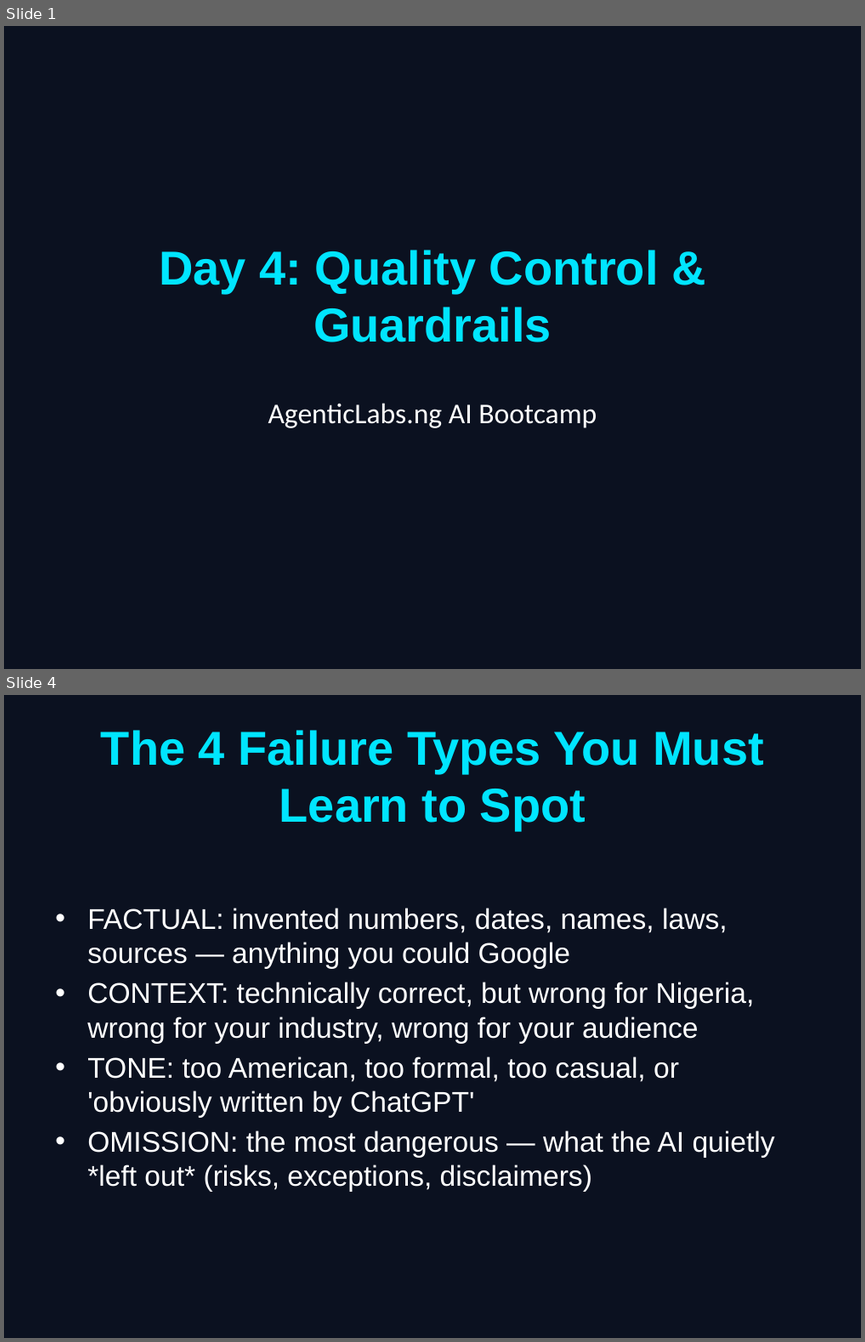
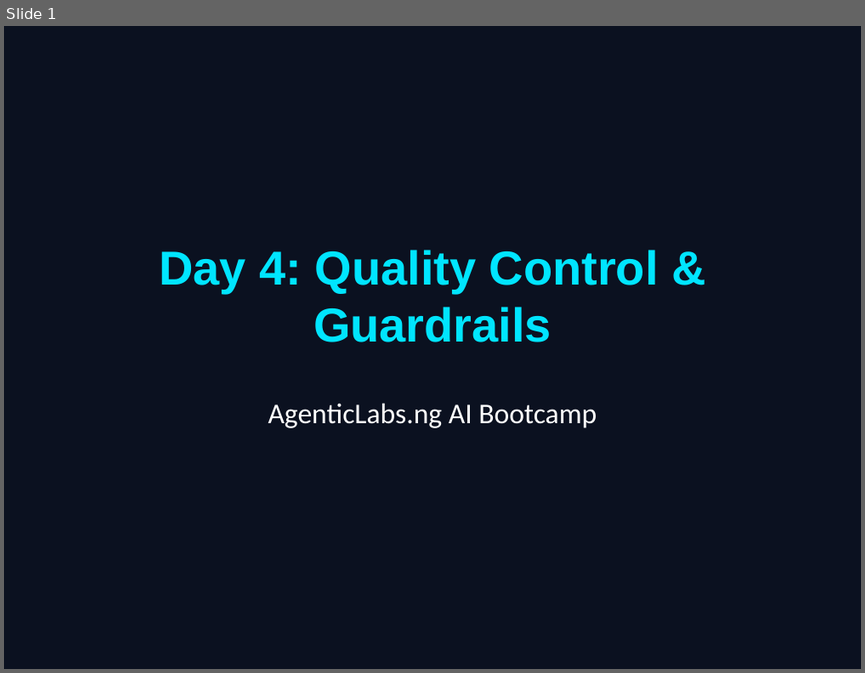
Before and after one commit to INTeniola/agentic-courses, a slide deck: ai-beginner-bootcamp-outline/day_4/Day_4_Slides.pptx. Shown one above the other, each under a label of ours: slides 1 and 4 before the commit, slide 1 after it; the slides between them are not shown. The pictures are 865x1342 and 865x673 pixels, drawn with LibreOffice and Linux fonts; fonts in the diff are those of the drawing. Boxes give left, top, right and bottom in pixels: in the first picture for what was removed or moved away, otherwise in the second. Text is boxed around its words. In the diff, an @@ line names an element or a change of style, - is before the commit and + after.

```diff
--- a/ai-beginner-bootcamp-outline/day_4/Day_4_Slides.pptx
+++ b/ai-beginner-bootcamp-outline/day_4/Day_4_Slides.pptx
@@ slide 4 removed at [4, 695, 861, 1338], background #0B1120 @@
@@ title removed at [101, 730, 764, 830] @@
-The 4 Failure Types You Must Learn to Spot
@@ text removed at [87, 907, 775, 1191] @@
-• FACTUAL: invented numbers, dates, names, laws, sources — anything you could Google
-• CONTEXT: technically correct, but wrong for Nigeria, wrong for your industry, wrong for your audience
-• TONE: too American, too formal, too casual, or 'obviously written by ChatGPT'
-• OMISSION: the most dangerous — what the AI quietly *left out* (risks, exceptions, disclaimers)
```
Also in this commit, not shown: 6 slides changed, 2 slides added, 1 other slide removed, 35 other files.
